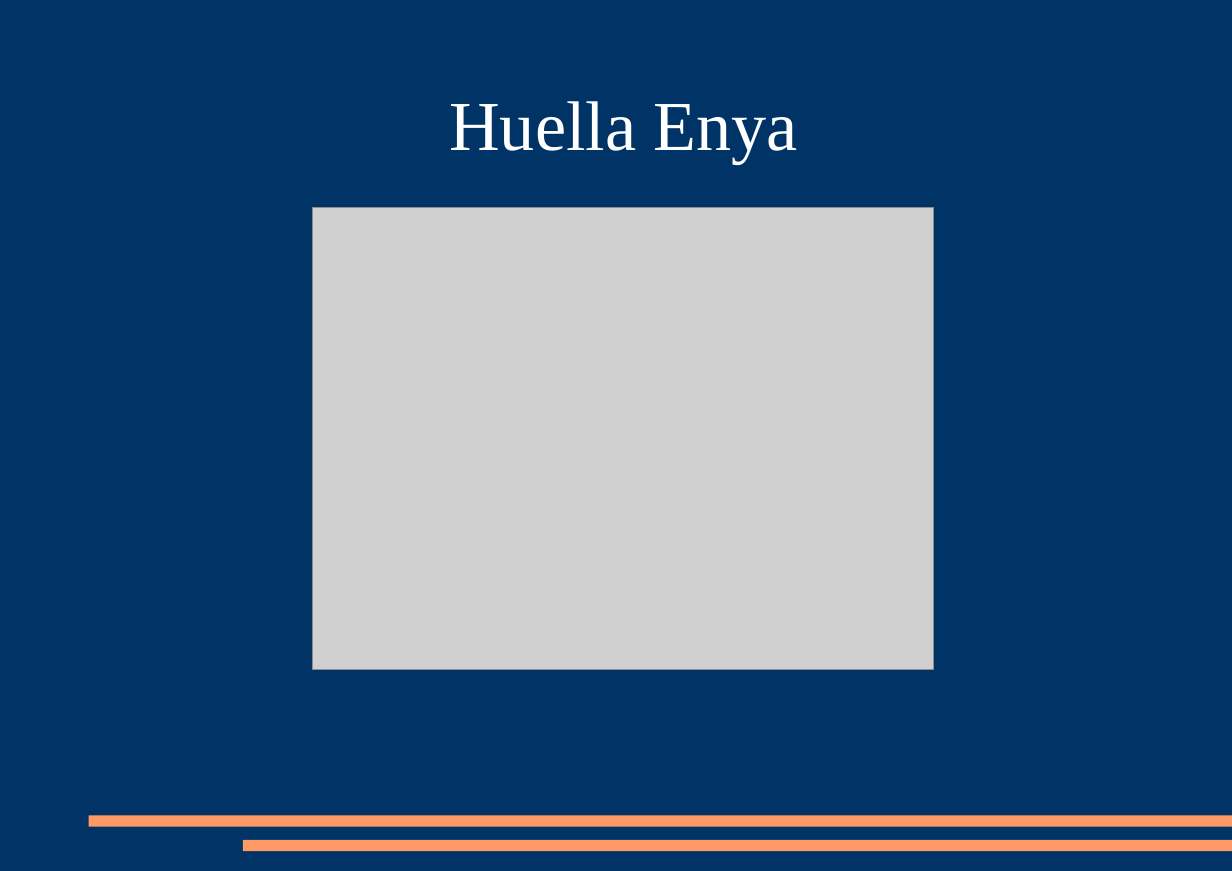
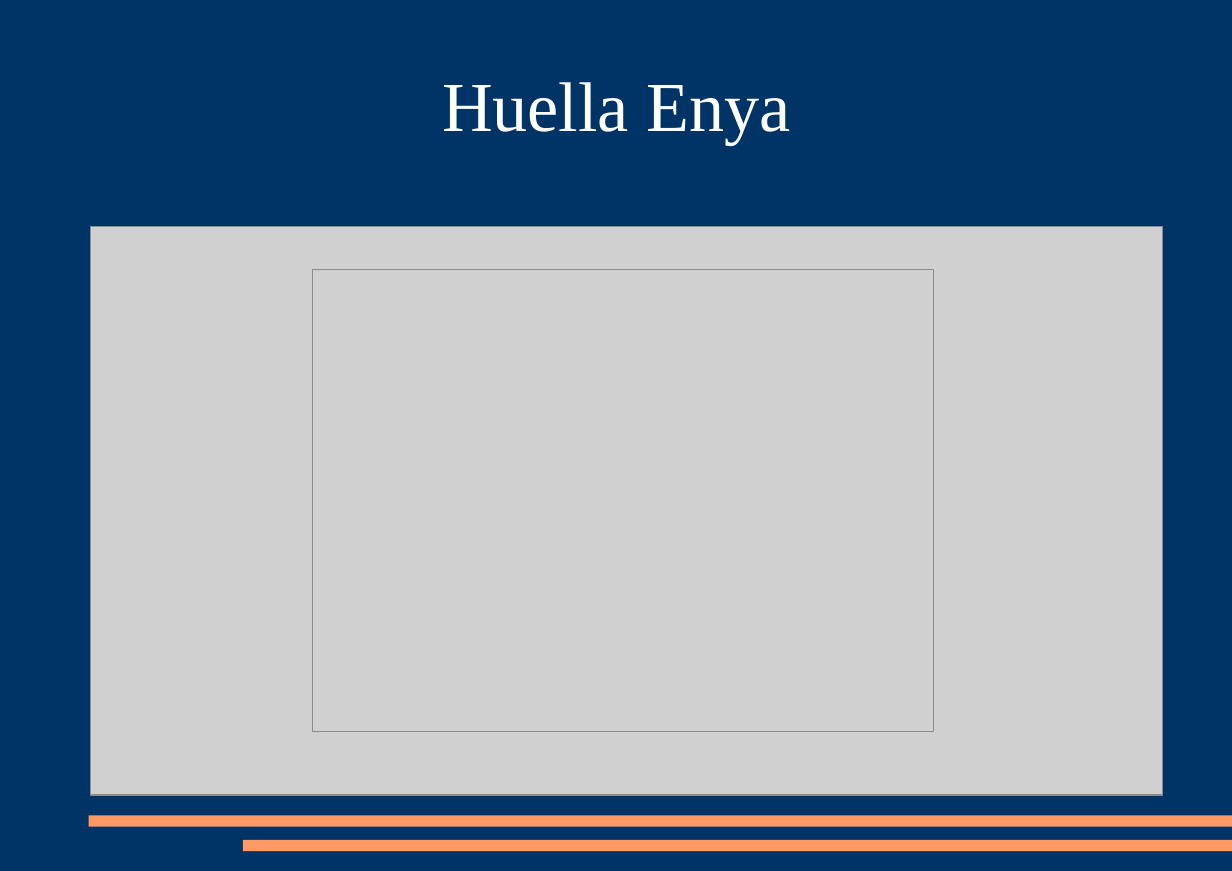
Before and after one commit to mrabinovichm/audio-fingerprint, a slide deck: slide 12 of Presentacion.ppt (slide 9 before the commit). Drawn at 1232x871 pixels with LibreOffice and Linux fonts; fonts in the diff are those of the drawing; grey boxes stand for pictures. Boxes give left, top, right and bottom in pixels: in the first picture for what was removed or moved away, otherwise in the second. Text is boxed around its words. In the diff, an @@ line names an element or a change of style, - is before the commit and + after.

```diff
--- a/Presentacion.ppt
+++ b/Presentacion.ppt
@@ title "Huella Enya" moved from (x1=449, y1=101, x2=798, y2=164) to (x1=442, y1=82, x2=791, y2=144) @@
@@ title "Huella Enya" at (x1=442, y1=82, x2=791, y2=144): alignment left to centre; vertical alignment top to middle @@
@@ picture added at (x1=91, y1=227, x2=1163, y2=796) @@
@@ picture moved from (x1=312, y1=208, x2=934, y2=670) to (x1=312, y1=270, x2=934, y2=732) @@
```
Also in this commit, not shown: 8 other slides changed, 4 slides added.
